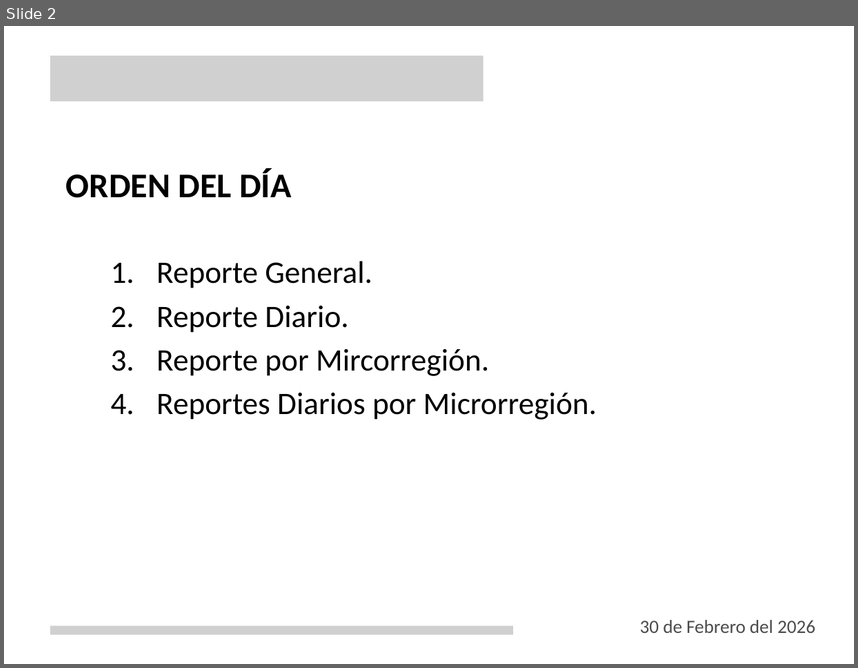
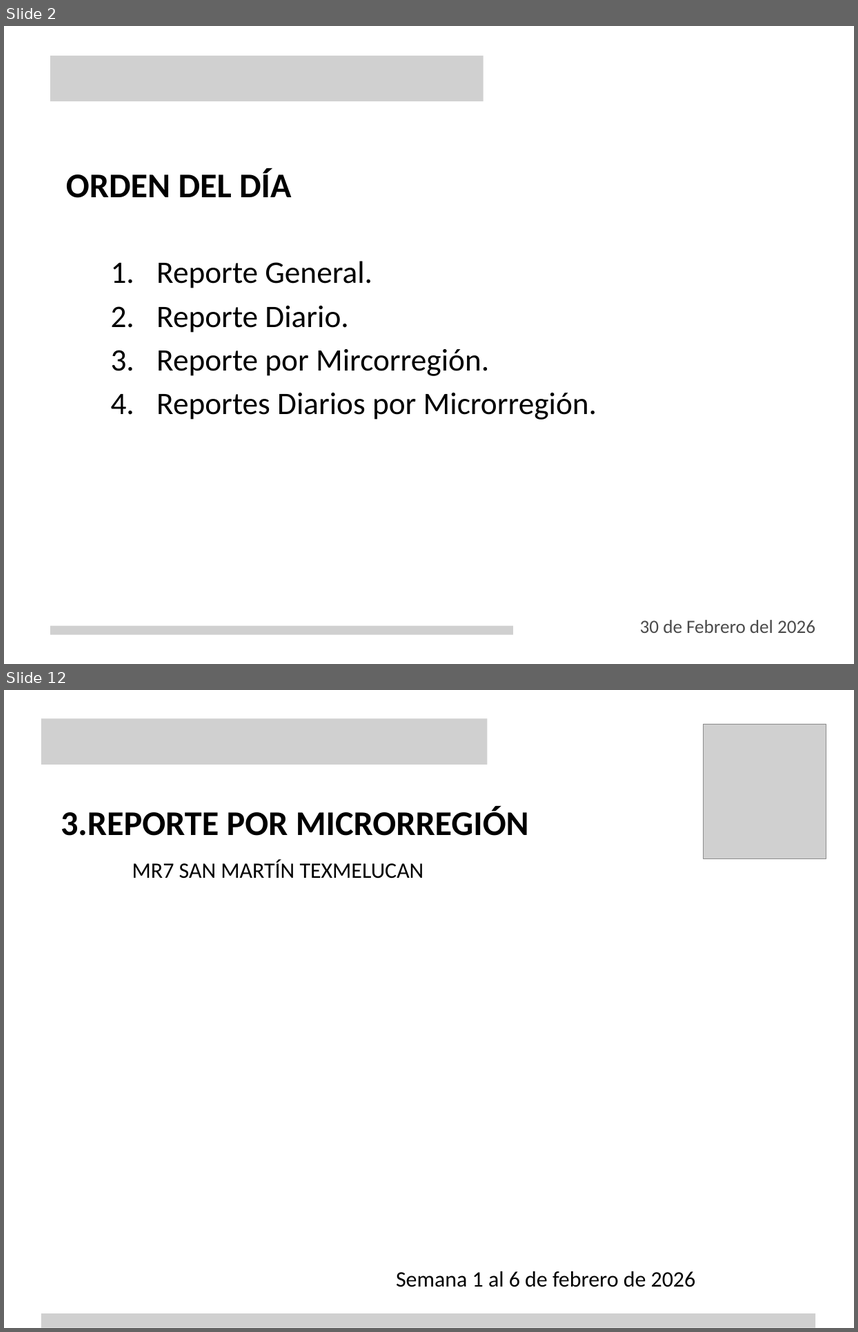
Before and after one commit to KevinRolcer/dgdg, a slide deck: storage/templates/Dgdg Mesas de paz.pptx. Shown one above the other, each under a label of ours: slide 2 before the commit, slides 2 and 12 after it; the slides between them are not shown. The pictures are 858x668 and 858x1332 pixels, drawn with LibreOffice and Linux fonts; fonts in the diff are those of the drawing; grey boxes stand for pictures; background and template pictures are left out. Boxes give left, top, right and bottom in pixels: in the first picture for what was removed or moved away, otherwise in the second. Text is boxed around its words. In the diff, an @@ line names an element or a change of style, - is before the commit and + after.

```diff
--- a/storage/templates/Dgdg Mesas de paz.pptx
+++ b/storage/templates/Dgdg Mesas de paz.pptx
@@ slide 12 added at [4, 690, 854, 1328], background picture (left out) @@
@@ picture added at [41, 719, 488, 765] @@
@@ picture added at [704, 724, 826, 859] @@
@@ text added at [61, 807, 529, 836], 44 pt, text #000000, bold @@
+3.REPORTE POR MICRORREGIÓN
@@ text added at [132, 859, 424, 878], 28 pt, text #000000 @@
+MR7 SAN MARTÍN TEXMELUCAN
@@ text added at [396, 1270, 696, 1287], 28 pt, text #000000 @@
+Semana 1 al 6 de febrero de 2026
@@ picture added at [41, 1313, 815, 1327] @@
```
Also in this commit, not shown: 2 slides changed, 32 other slides added, 3 slides removed, 13 other files.
